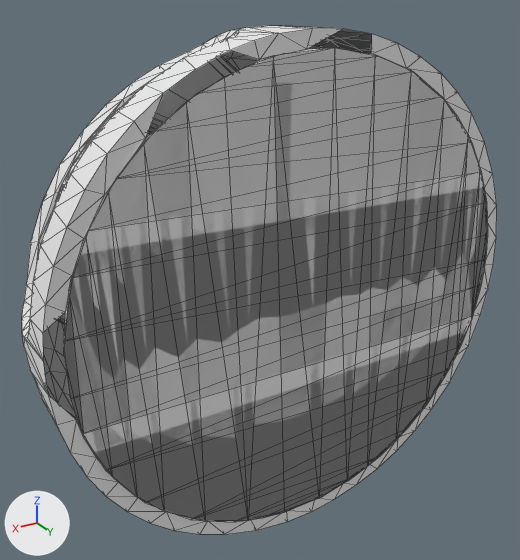
The OBJ model projects/devices/slamtec/protos/meshes/rplidar_top.obj as it was, and as the next commit left it.
Before and after are seen from a 50 mm lens placed at (0.0533, 0.056, 0.0437), pointed at (0.0013, -0.0308, 0.0003). The lights are fixed; the arrows at lower left show +X, +Y and +Z. Mesh edges are drawn as thin lines. Where no turn or scale is listed for an object, it has been applied to the vertices.

The scene before the commit, as lines of its bpy script (objects in view):
```python
me_rplidar_top = bpy.data.meshes.new('rplidar_top')
me_rplidar_top.from_pydata(...)  # 694 vertices, 1334 faces; spans x -0.0373..0.0372, y -0.0405..-0.0193, z -0.0372..0.0373
me_rplidar_top.materials.append(mat_none)  # white #e7e7e7
ob_rplidar_top = bpy.data.objects.new('rplidar_top', me_rplidar_top)
ob_rplidar_top.location = (0.0, 0.0, 0.0)
```
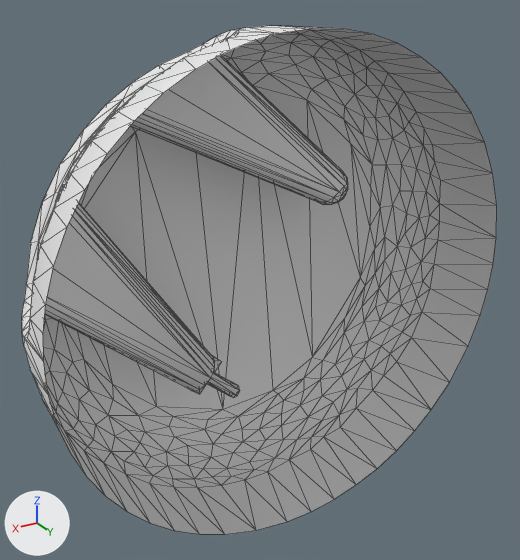
Pixel boxes [x1, y1, x2, y2] of what changed, in the pictures (520 x 560 px):
part 1 of me_rplidar_top, deleted: before [63, 48, 488, 522]
part 2 of me_rplidar_top, deleted: before [43, 28, 497, 534]

Diff of the bpy script that builds the scene:
```diff
--- a/projects/devices/slamtec/protos/meshes/rplidar_top.obj.py
+++ b/projects/devices/slamtec/protos/meshes/rplidar_top.obj.py
@@ me_rplidar_top @@
 # used by ob_rplidar_top; location = (0.0, 0.0, 0.0)
-me_rplidar_top.from_pydata(...)  # 694 vertices, 1334 faces; spans x -0.0373..0.0372, y -0.0405..-0.0193, z -0.0372..0.0373
+me_rplidar_top.from_pydata(...)  # 595 vertices, 1139 faces; spans x -0.0373..0.0372, y -0.0405..-0.0196, z -0.0372..0.0373
+# me_rplidar_top part 1: the loose piece of 35 vertices spanning x -0.0349..0.0348, y -0.0193, z -0.0348..0.0349 is deleted
+# me_rplidar_top part 2
+# 64 vertices are removed from x -0.035..0.0349, y -0.0196..-0.0193, z -0.0348..0.0349
+# 162 faces are deleted
 me_rplidar_top.materials.append(mat_none)
```
